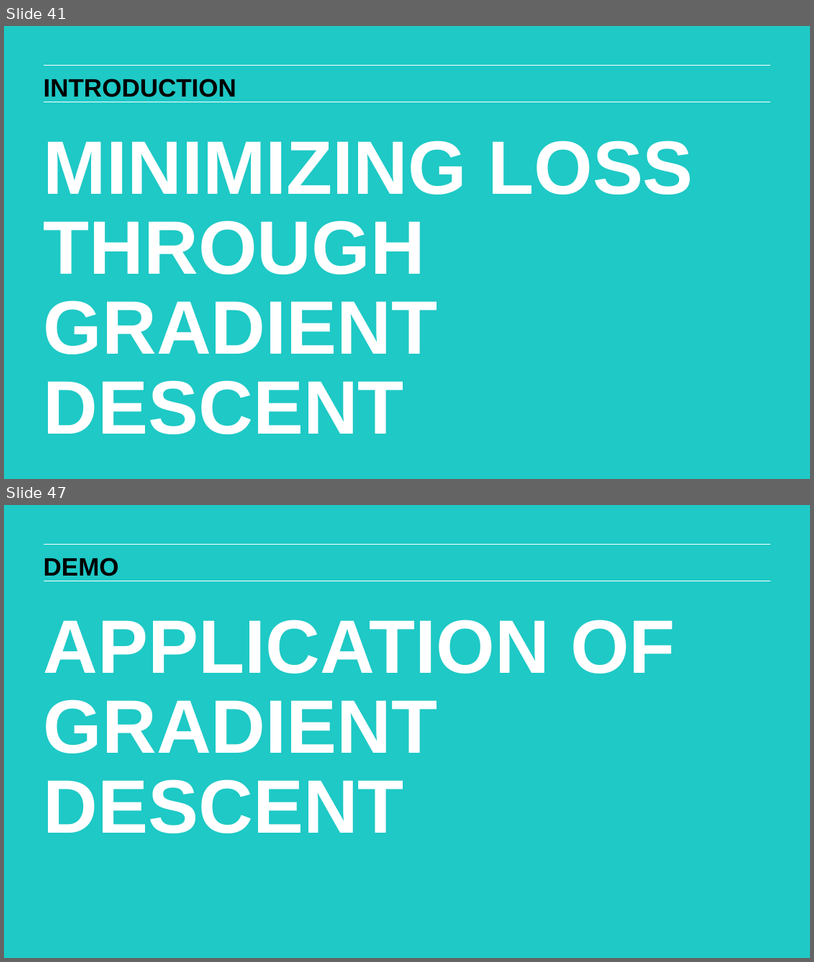
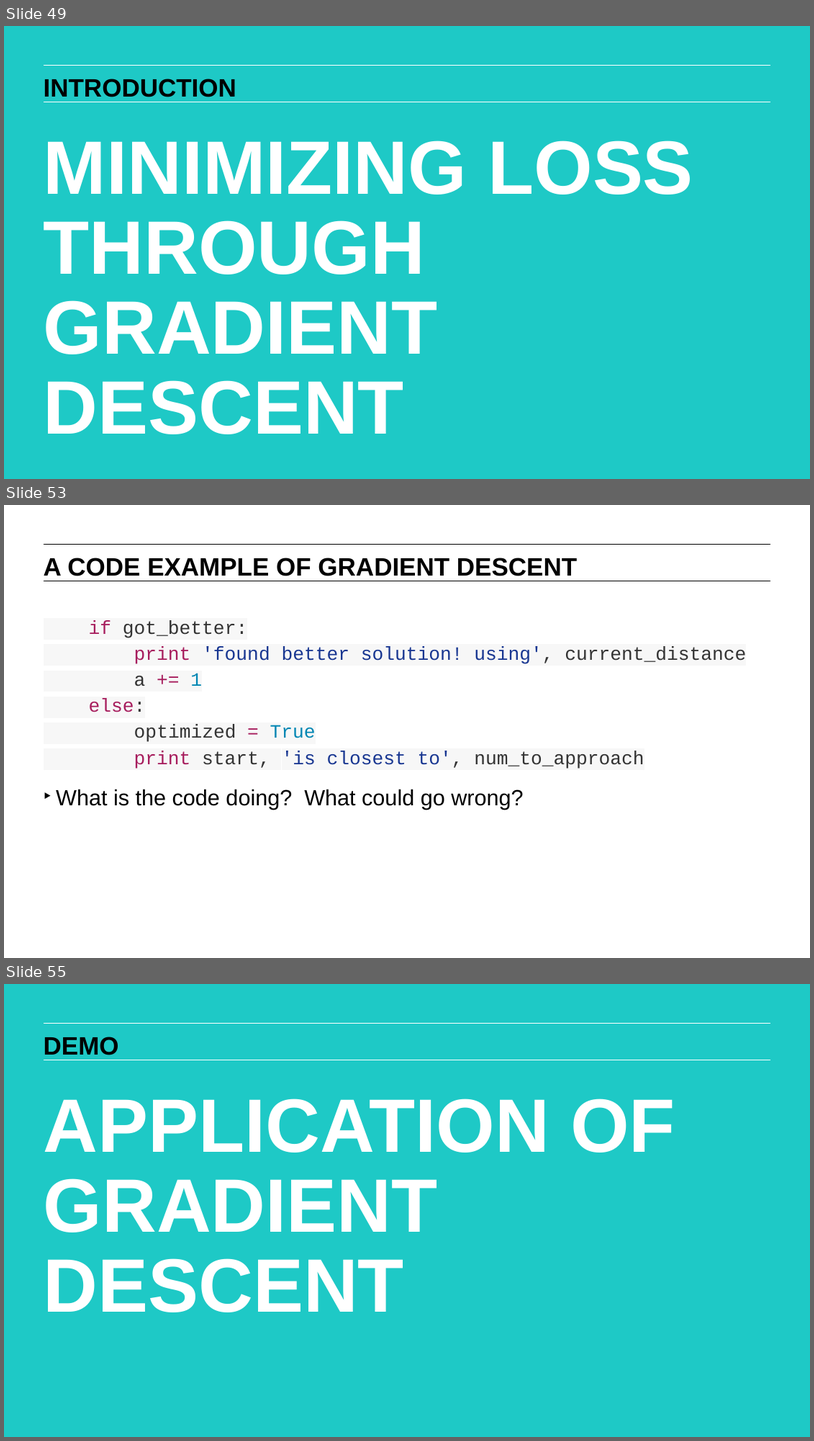
Before and after one commit to matanefron/data-sets, a slide deck: lessons/lesson-7/07-evaluating-model-fit_redux.pptx. Shown one above the other, each under a label of ours: slides 41 and 47 before the commit, slides 49, 53 and 55 after it; the slides between them are not shown. The pictures are 814x962 and 814x1441 pixels, drawn with LibreOffice and Linux fonts; fonts in the diff are those of the drawing. Boxes give left, top, right and bottom in pixels: in the first picture for what was removed or moved away, otherwise in the second. Text is boxed around its words. In the diff, an @@ line names an element or a change of style, - is before the commit and + after.

```diff
--- a/lessons/lesson-7/07-evaluating-model-fit_redux.pptx
+++ b/lessons/lesson-7/07-evaluating-model-fit_redux.pptx
@@ slide 53 added at [4,505,810,958], background #FFFFFF; not listed: 2 template elements that a slide beside it also shows @@
@@ text added at [44,558,577,576], 32 pt, text #000000, bold @@
+A CODE EXAMPLE OF GRADIENT DESCENT
@@ text added at [56,620,746,809], 24 pt, text #333333 @@
+if got_better:
+print 'found better solution! using', current_distance
+a += 1
+else:
+optimized = True
+print start, 'is closest to', num_to_approach
+‣ What is the code doing? What could go wrong?
@@ what was slide 41 is now slide 49 @@
@@ what was slide 47 is now slide 55 @@
```
Also in this commit, not shown: 1 slide changed, 8 other slides added, 1 slide removed, 3 other files.
